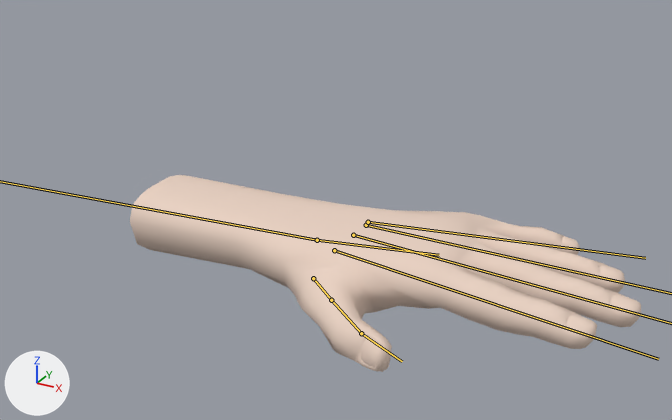
A saved change to the Blender file unity/Infinity Gauntlet/Assets/blender/riggedhand4.blend.
Rendered twice from a 50 mm camera at (0.548, -0.565, 0.208) aimed at (0.27, -0.059, -0.044). Every picture has the same lights, and +X, +Y and +Z are marked at lower left. The bones that change are drawn over the model as lines.

Objects in the first picture: 'Hand_L'.
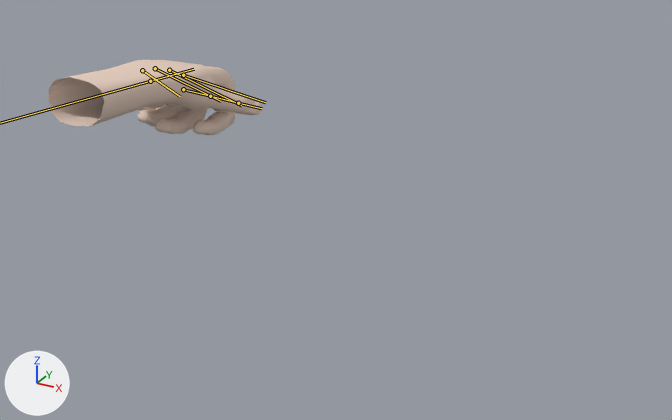
Commit message: All Fingers

The newer file adds an action. The first version stands in its rest pose; the second is drawn at frame 20 of the action 'Move_All_Fingers'.

What differs and where, as boxes (x1, y1, x2, y2) in the pictures (672 x 420 px):
'Hand_L', posed (58% narrower, 62% shorter)
    before: (130, 175, 641, 372)
    after: (48, 60, 262, 135)
bone 'hand.L', root to tip
    before: (317, 240) to (439, 255)
    after: (150, 81) to (194, 69)
bone 'palm.04.L.001', root to tip
    before: (368, 222) to (645, 258)
    after: (142, 70) to (180, 96)
bone 'palm.01.L.001', root to tip
    before: (334, 250) to (658, 359)
    after: (183, 75) to (265, 102)
bone 'thumb.01.L', root to tip
    before: (313, 278) to (331, 300)
    after: (183, 89) to (210, 96)
bone 'thumb.02.L', root to tip
    before: (331, 300) to (361, 333)
    after: (210, 96) to (238, 103)
bone 'thumb.03.L', root to tip
    before: (361, 333) to (402, 361)
    after: (238, 103) to (261, 108)

The change in detail:
Bone 'forearm.L' (bone_forearm_l) moves from (0.0, 0.0, 0.0) to (-0.0077, -0.037, 0.0042).
Bone 'forearm.L' (bone_forearm_l) turns from (0, 0, 0) to (-90, 0, 0) degrees about its own x, y and z.
Bone 'hand.L' (bone_hand_l) turns from (0, 0, 0) to (4, 0, -1) degrees about its own x, y and z.
Bone 'palm.02.L.001' (bone_palm_02_l_001) turns from (0, 0, 0) to (17, 8, 0) degrees about its own x, y and z.
Bone 'palm.02.L.001' (bone_palm_02_l_001) is rescaled from (1.0, 1.0, 1.0) to (1.0, 0.8, 1.0).
Bone 'palm.03.L.001' (bone_palm_03_l_001) turns from (0, 0, 0) to (17, 9, 0) degrees about its own x, y and z.
Bone 'palm.03.L.001' (bone_palm_03_l_001) is rescaled from (1.0, 1.0, 1.0) to (1.0, 0.8, 1.0).
Bone 'palm.04.L.001' (bone_palm_04_l_001) turns from (0, 0, 0) to (18, 13, 0) degrees about its own x, y and z.
Bone 'palm.04.L.001' (bone_palm_04_l_001) is rescaled from (1.0, 1.0, 1.0) to (1.0, 0.8, 1.0).
Bone 'palm.01.L.001' (bone_palm_01_l_001) turns from (0, 0, 0) to (14, 0, 0) degrees about its own x, y and z.
Bone 'palm.01.L.001' (bone_palm_01_l_001) is rescaled from (1.0, 1.0, 1.0) to (1.0, 0.8, 1.0).
Bone 'thumb.01.L' (bone_thumb_01_l) turns from (0, 0, 0) to (19, 1, -4) degrees about its own x, y and z.
Bone 'thumb.02.L' (bone_thumb_02_l) turns from (0, 0, 0) to (-7, 0, -6) degrees about its own x, y and z.
Bone 'thumb.03.L' (bone_thumb_03_l) turns from (0, 0, 0) to (-11, 0, 2) degrees about its own x, y and z.
